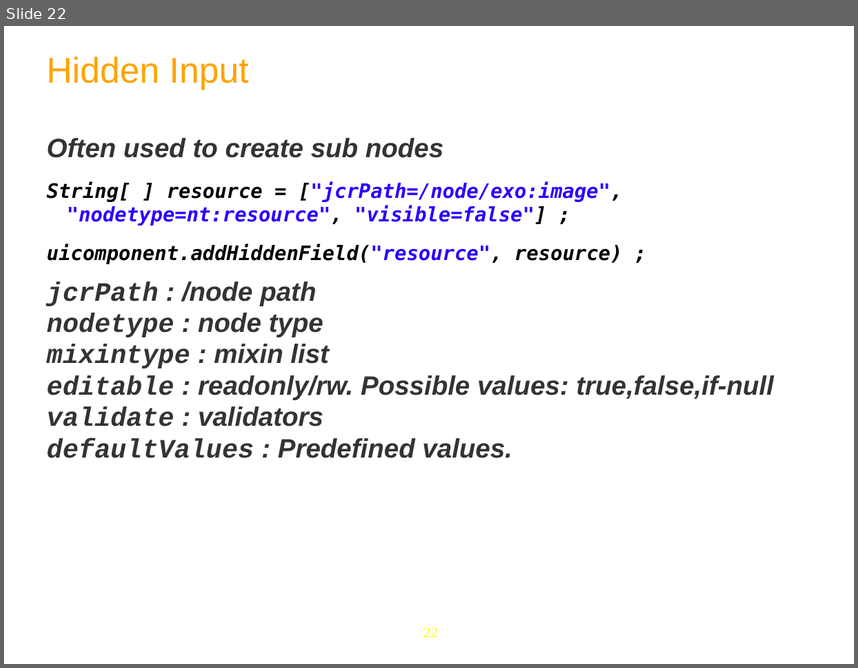
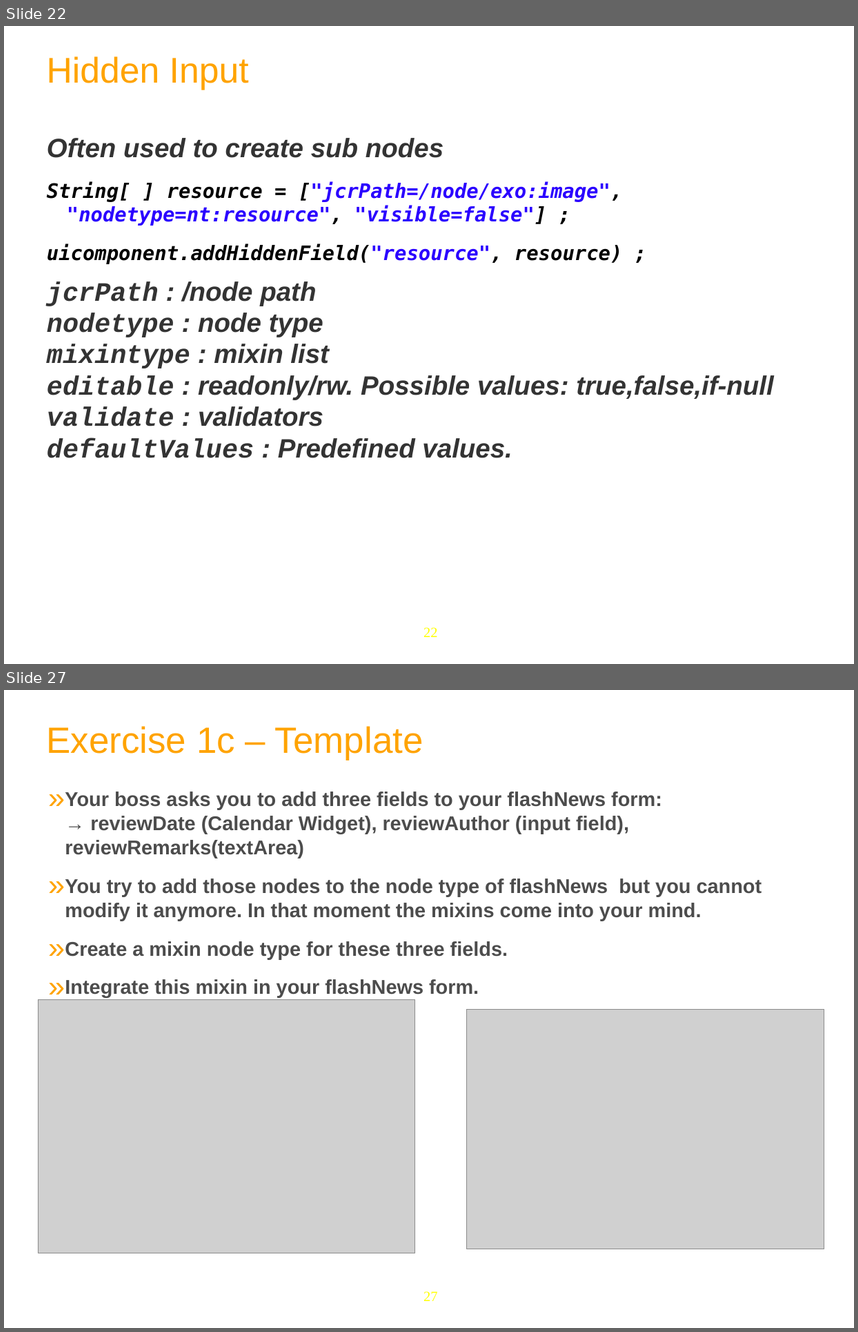
Before and after one commit to anhvurz90/training, a slide deck: exo-developer/460-dms/slides/460-DMS-XDev-en.ppt. Shown one above the other, each under a label of ours: slide 22 before the commit, slides 22 and 27 after it; the slides between them are not shown. The pictures are 858x668 and 858x1332 pixels, drawn with LibreOffice and Linux fonts; fonts in the diff are those of the drawing; grey boxes stand for pictures; background and template pictures are left out. Boxes give left, top, right and bottom in pixels: in the first picture for what was removed or moved away, otherwise in the second. Text is boxed around its words. In the diff, an @@ line names an element or a change of style, - is before the commit and + after.

Commit message:
Exercises for DMS for developers

```diff
--- a/exo-developer/460-dms/slides/460-DMS-XDev-en.ppt
+++ b/exo-developer/460-dms/slides/460-DMS-XDev-en.ppt
@@ slide 27 added at [4,690,854,1328], background #FFFFFF; not listed: 1 template element that a slide beside it also shows @@
@@ text added at [46,726,424,760], 44 pt, text #FFA300 @@
+Exercise 1c – Template
@@ text added at [65,791,762,998], 24 pt, text #4C4C4C, bold @@
+» Your boss asks you to add three fields to your flashNews form:
+  → reviewDate (Calendar Widget), reviewAuthor (input field), reviewRemarks(textArea)
+» You try to add those nodes to the node type of flashNews but you cannot modify it anymore. In that moment the mixins come into your mind.
+» Create a mixin node type for these three fields.
+» Integrate this mixin in your flashNews form.
@@ picture added at [38,999,415,1252] @@
@@ picture added at [467,1009,824,1249] @@
```
Also in this commit, not shown: 24 slides changed, 3 other slides added, 1 slide removed, 10 other files.
